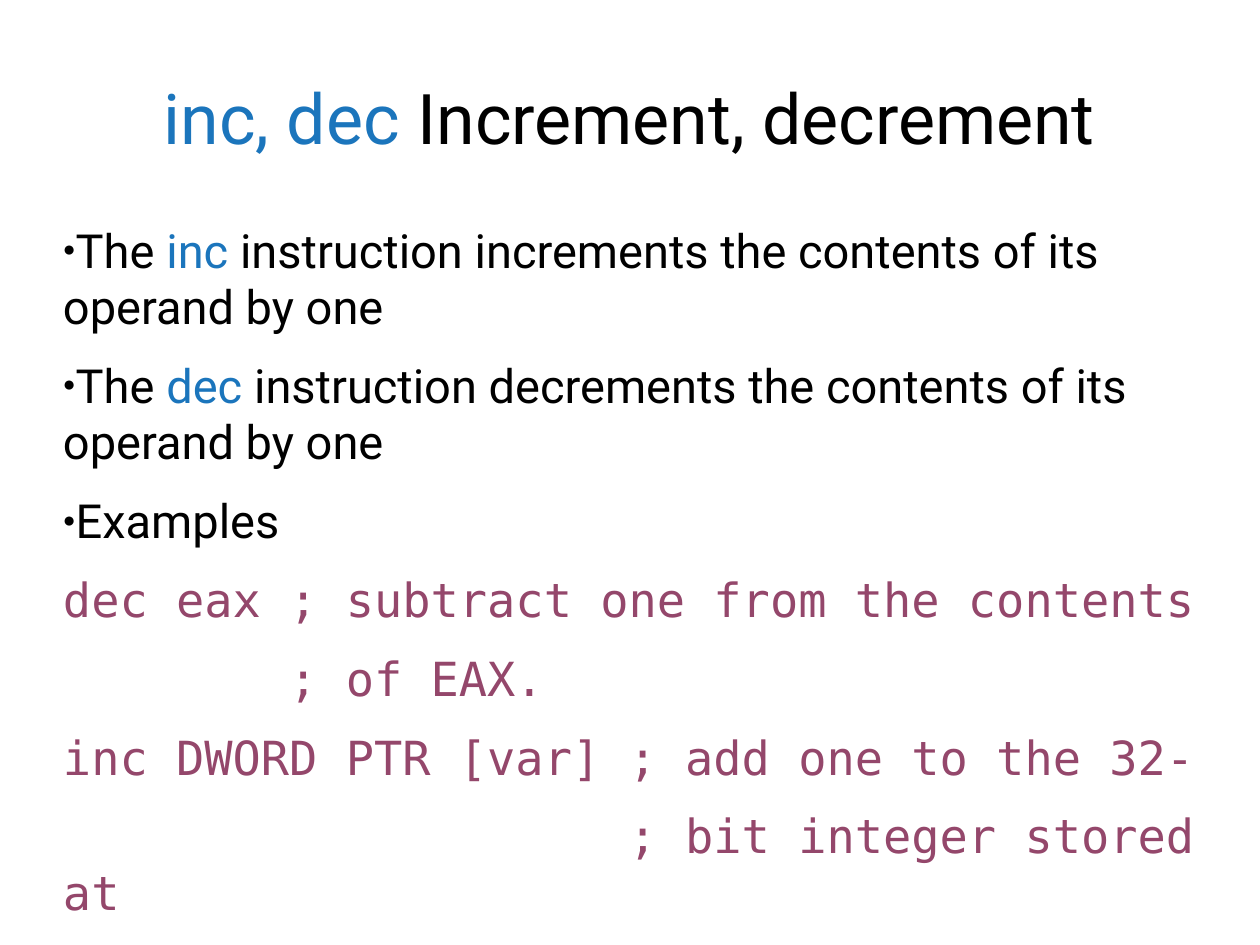
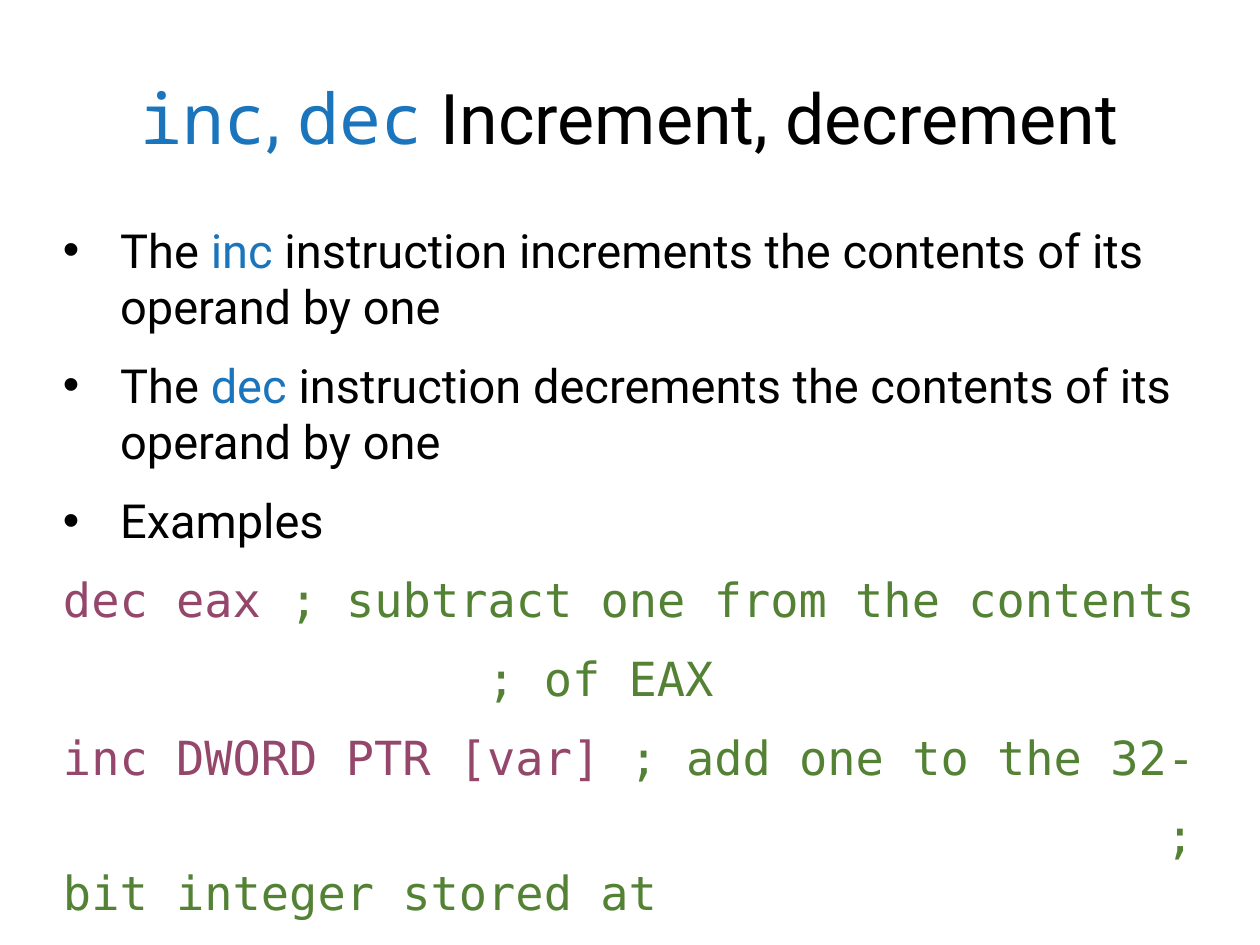
Before and after one commit to antonburtsev/cs5460, a slide deck: slide 27 of lectures/lecture03-x86-asm/lecture03-x86-asm.pptx. Drawn at 1260x945 pixels with LibreOffice and Linux fonts; fonts in the diff are those of the drawing. Boxes give left, top, right and bottom in pixels: in the first picture for what was removed or moved away, otherwise in the second. Text is boxed around its words. In the diff, an @@ line names an element or a change of style, - is before the commit and + after.

```diff
--- a/lectures/lecture03-x86-asm/lecture03-x86-asm.pptx
+++ b/lectures/lecture03-x86-asm/lecture03-x86-asm.pptx
@@ title "inc, dec Increment, decrement" at [141,91,1118,154]: font Roboto to Noto Sans Mono in "inc, dec" @@
@@ text at [63,232,1195,920]: text colour #94476B to #548235 in "; subtract one from the contents", "; add one to the 32-", "; bit integer stored at", "; location var"; bullet ● to • @@
@@ text at [544,660,714,697]: text changed; text colour #94476B to #548235 @@
-; of EAX.
+; of EAX
```
Also in this commit, not shown: 24 other slides changed, 6 slides added, 2 other files.
